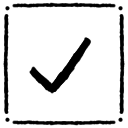
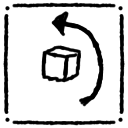
Revision of a layered 128x128 image; what changed, layer by layer:
added layer "Paint Layer 4" above "Paint Layer 3" over [29, 11, 104, 107]
hid "Paint Layer 3" over [29, 11, 104, 107]
